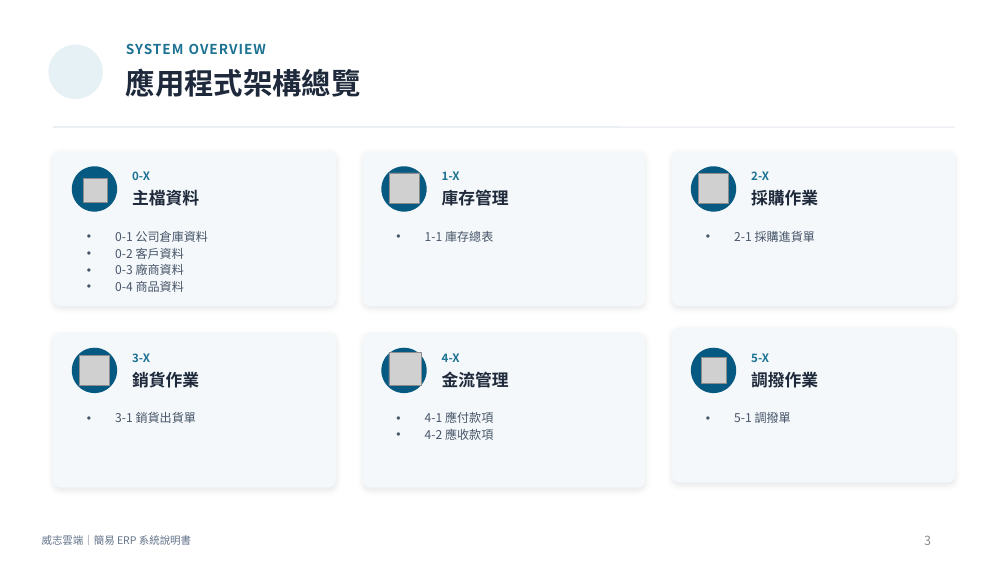
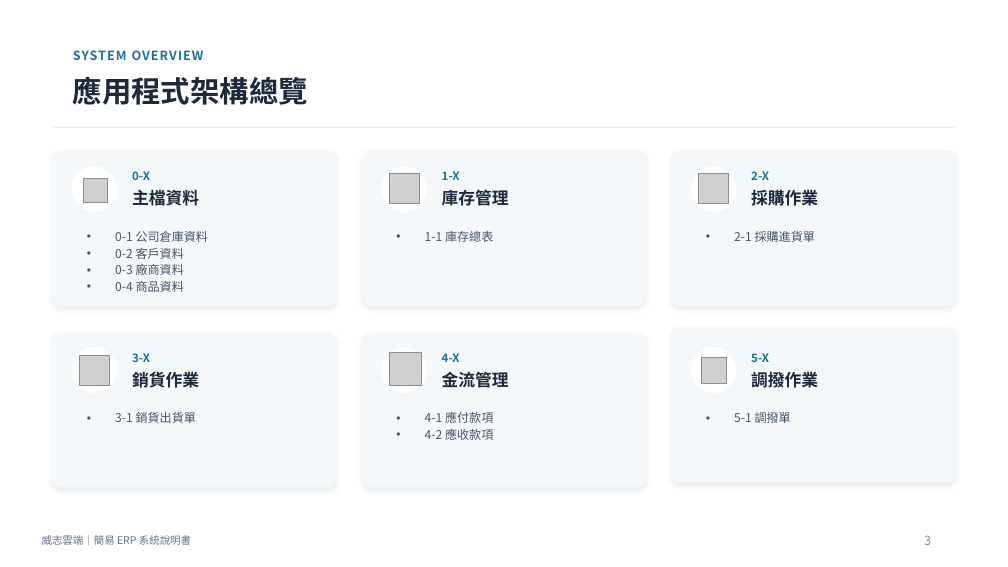
Before and after one commit to nkn262628/simple-erp-system, a slide deck: slide 3 of ERP說明.pptx. Drawn at 1008x567 pixels with LibreOffice and Linux fonts; fonts in the diff are those of the drawing; grey boxes stand for pictures. Boxes give left, top, right and bottom in pixels: in the first picture for what was removed or moved away, otherwise in the second. Text is boxed around its words. In the diff, an @@ line names an element or a change of style, - is before the commit and + after.

```diff
--- a/ERP說明.pptx
+++ b/ERP說明.pptx
@@ ellipse removed at (48,45,103,99) @@
@@ text "SYSTEM OVERVIEW": place and size @@
-text "SYSTEM OVERVIEW" at (126,43,266,54)
+text "SYSTEM OVERVIEW" at (73,50,204,60)
@@ text "SYSTEM OVERVIEW" at (73,50,204,60): size 13 to 12 pt @@
@@ text "應用程式架構總覽": place and size @@
-text "應用程式架構總覽" at (126,68,361,97)
+text "應用程式架構總覽" at (73,76,308,105)
@@ fill #065A82 to #FFFFFF in 6 elements at (72,166,117,212), (381,166,426,212), (691,166,737,212), (72,348,117,393), (381,348,426,393), (691,348,737,393) @@
```
Also in this commit, not shown: 19 other slides changed, 3 other files.
